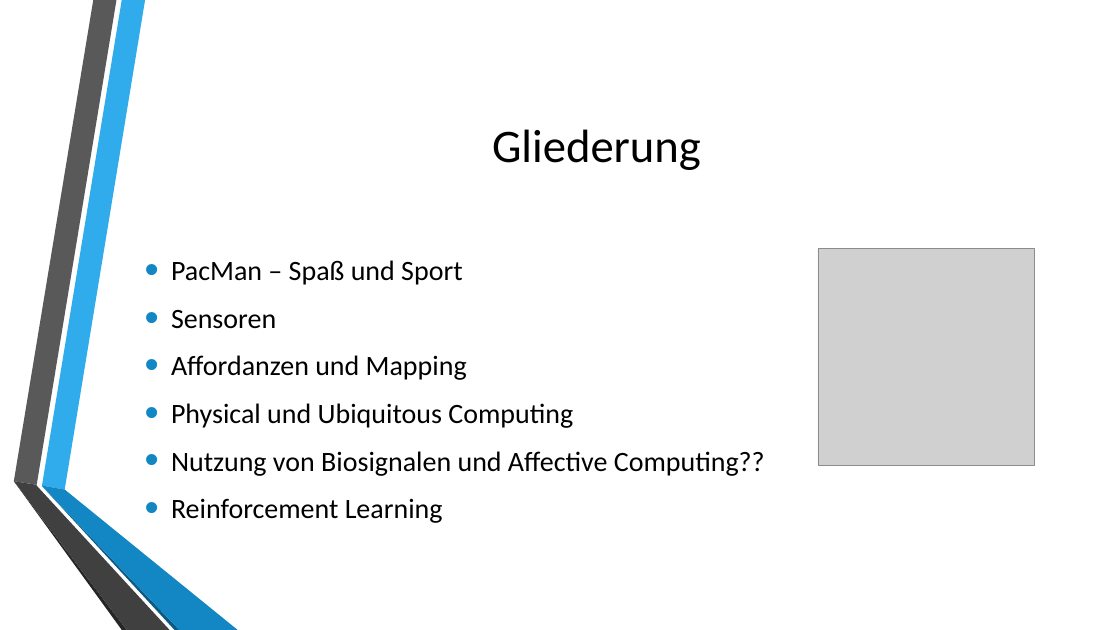
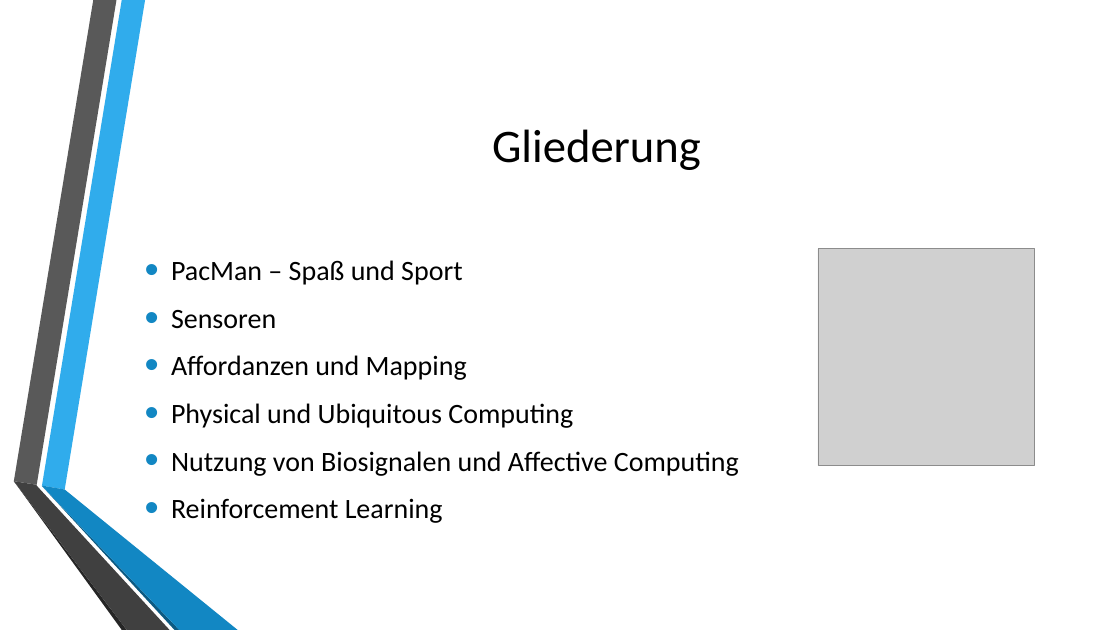
Before and after one commit to SweetyGott/HCIMonster, a slide deck: slide 2 of Projekt/presentation.pptx. Drawn at 1120x630 pixels with LibreOffice and Linux fonts; fonts in the diff are those of the drawing; grey boxes stand for pictures; background and template pictures are left out. Boxes give left, top, right and bottom in pixels: in the first picture for what was removed or moved away, otherwise in the second. Text is boxed around its words. In the diff, an @@ line names an element or a change of style, - is before the commit and + after.

Commit message:
update presentation

```diff
--- a/Projekt/presentation.pptx
+++ b/Projekt/presentation.pptx
@@ text at (171, 451, 739, 476): text changed @@
-• Nutzung von Biosignalen und Affective Computing??
+• Nutzung von Biosignalen und Affective Computing
```
Also in this commit, not shown: 4 other slides changed.
